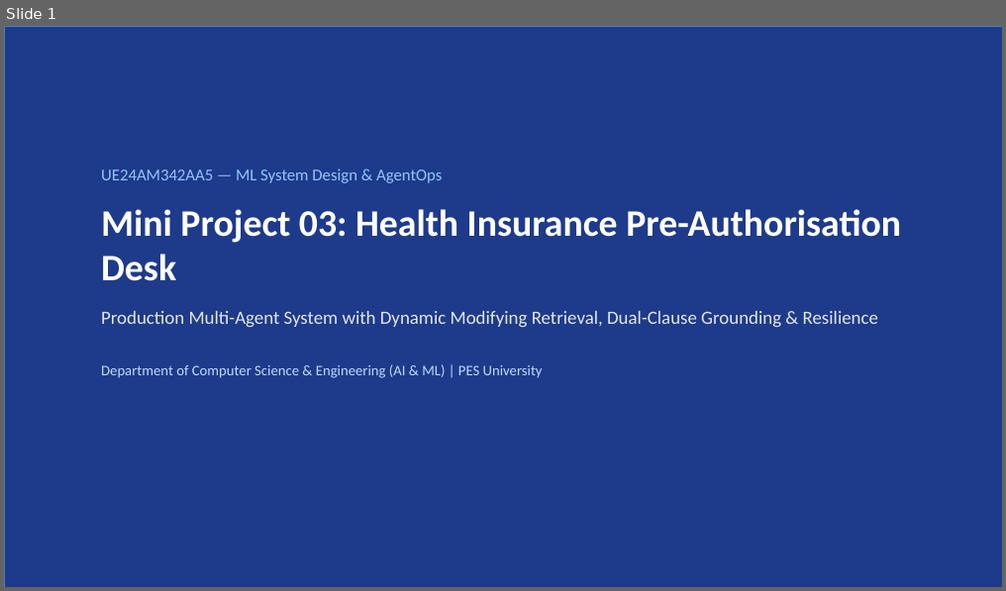
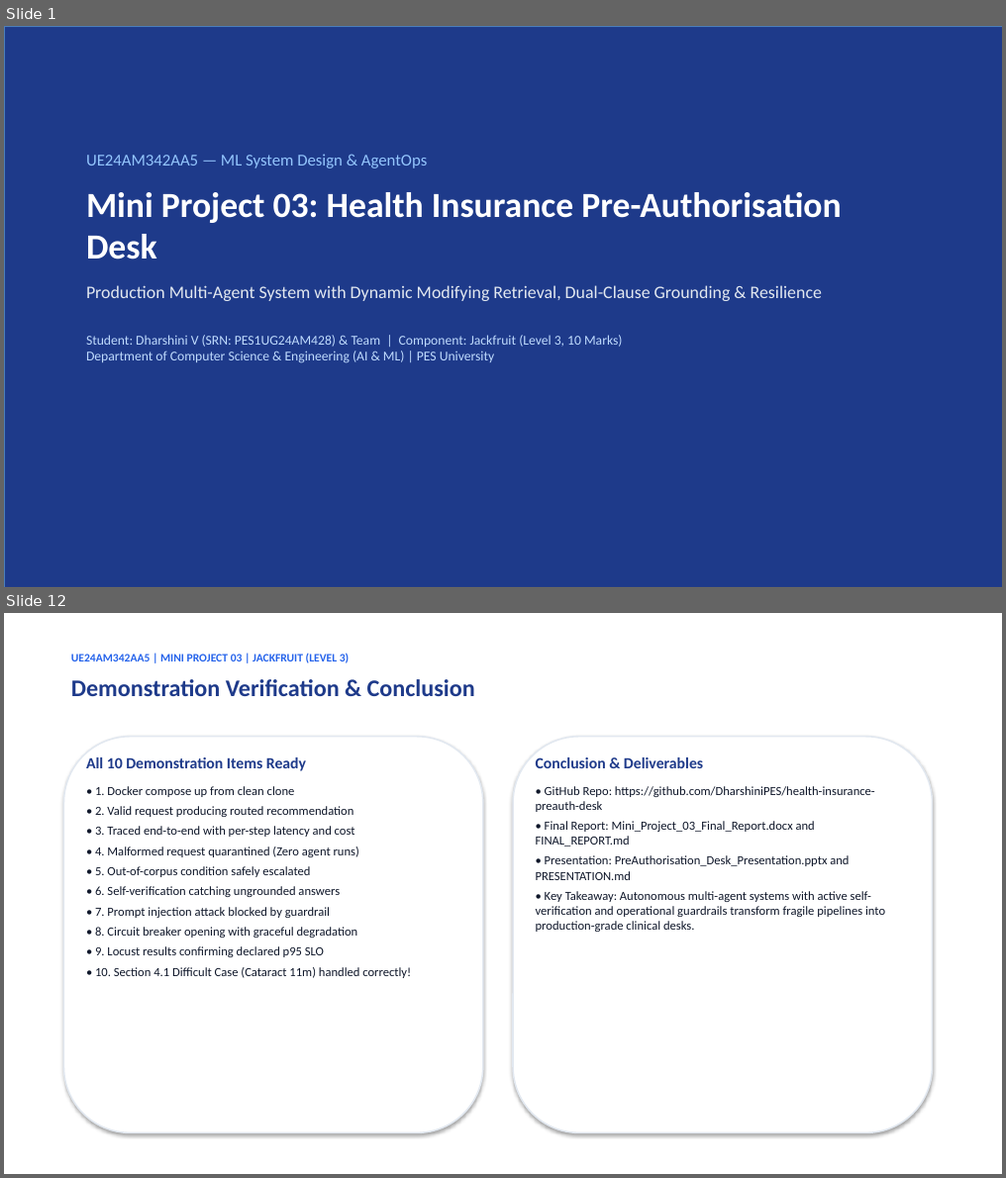
Before and after one commit to DharshiniPES/health-insurance-preauth-desk, a slide deck: PreAuthorisation_Desk_Presentation.pptx. Shown one above the other, each under a label of ours: slide 1 before the commit, slides 1 and 12 after it; the slides between them are not shown. The pictures are 1006x591 and 1006x1178 pixels, drawn with LibreOffice and Linux fonts; fonts in the diff are those of the drawing. Boxes give left, top, right and bottom in pixels: in the first picture for what was removed or moved away, otherwise in the second. Text is boxed around its words. In the diff, an @@ line names an element or a change of style, - is before the commit and + after.

Commit message:
docs: add comprehensive final report (docx & md) and expanded 12-slide presentation deck

```diff
--- a/PreAuthorisation_Desk_Presentation.pptx
+++ b/PreAuthorisation_Desk_Presentation.pptx
@@ slide 12 added at box(4, 613, 1002, 1174), background #FFFFFF @@
@@ text added at box(71, 653, 349, 663), 11 pt, text #2563EB, bold @@
+UE24AM342AA5 | MINI PROJECT 03 | JACKFRUIT (LEVEL 3)
@@ text added at box(71, 679, 475, 696), 23 pt, text #1E3A8A, bold @@
+Demonstration Verification & Conclusion
@@ rounded rectangle added at box(63, 737, 483, 1134), fill #FFFFFF, outline #E2E8F0 1.5 pt @@
@@ text added at box(86, 758, 411, 978), 12 pt, text #0F172A @@
+All 10 Demonstration Items Ready
+• 1. Docker compose up from clean clone
+• 2. Valid request producing routed recommendation
+• 3. Traced end-to-end with per-step latency and cost
+• 4. Malformed request quarantined (Zero agent runs)
+• 5. Out-of-corpus condition safely escalated
+• 6. Self-verification catching ungrounded answers
+• 7. Prompt injection attack blocked by guardrail
+• 8. Circuit breaker opening with graceful degradation
+• 9. Locust results confirming declared p95 SLO
+• 10. Section 4.1 Difficult Case (Cataract 11m) handled correctly!
@@ rounded rectangle added at box(513, 737, 933, 1134), fill #FFFFFF, outline #E2E8F0 1.5 pt @@
@@ text added at box(536, 758, 885, 932), 12 pt, text #0F172A @@
+Conclusion & Deliverables
+• GitHub Repo: https://github.com/DharshiniPES/health-insurance-preauth-desk
+• Final Report: Mini_Project_03_Final_Report.docx and FINAL_REPORT.md
+• Presentation: PreAuthorisation_Desk_Presentation.pptx and PRESENTATION.md
+• Key Takeaway: Autonomous multi-agent systems with active self-verification and operational guardrails transform fragile pipelines into production-grade clinical desks.
@@ slide 1 changed as well @@
@@ text "UE24AM342AA5 — ML System Design ...": place and size @@
-text "UE24AM342AA5 — ML System Design ..." at box(101, 169, 901, 378)
+text "UE24AM342AA5 — ML System Design ..." at box(86, 154, 841, 364)
@@ text at box(86, 154, 841, 301): size 36 to 34 pt in "Mini Project 03: Health Insurance Pre-Authorisation Desk"; size 18 to 17 pt in "Production Multi-Agent System with Dynamic Modifying Retriev ..."; less space between paragraphs @@
@@ text at box(86, 335, 622, 364): text changed; size 14 to 13 pt @@
-Department of Computer Science & Engineering (AI & ML) | PES University
+Student: Dharshini V (SRN: PES1UG24AM428) & Team | Component: Jackfruit (Level 3, 10 Marks)
+Department of Computer Science & Engineering (AI & ML) | PES University
```
Also in this commit, not shown: 4 other slides changed, 6 other slides added, 5 slides removed, 5 other files.
